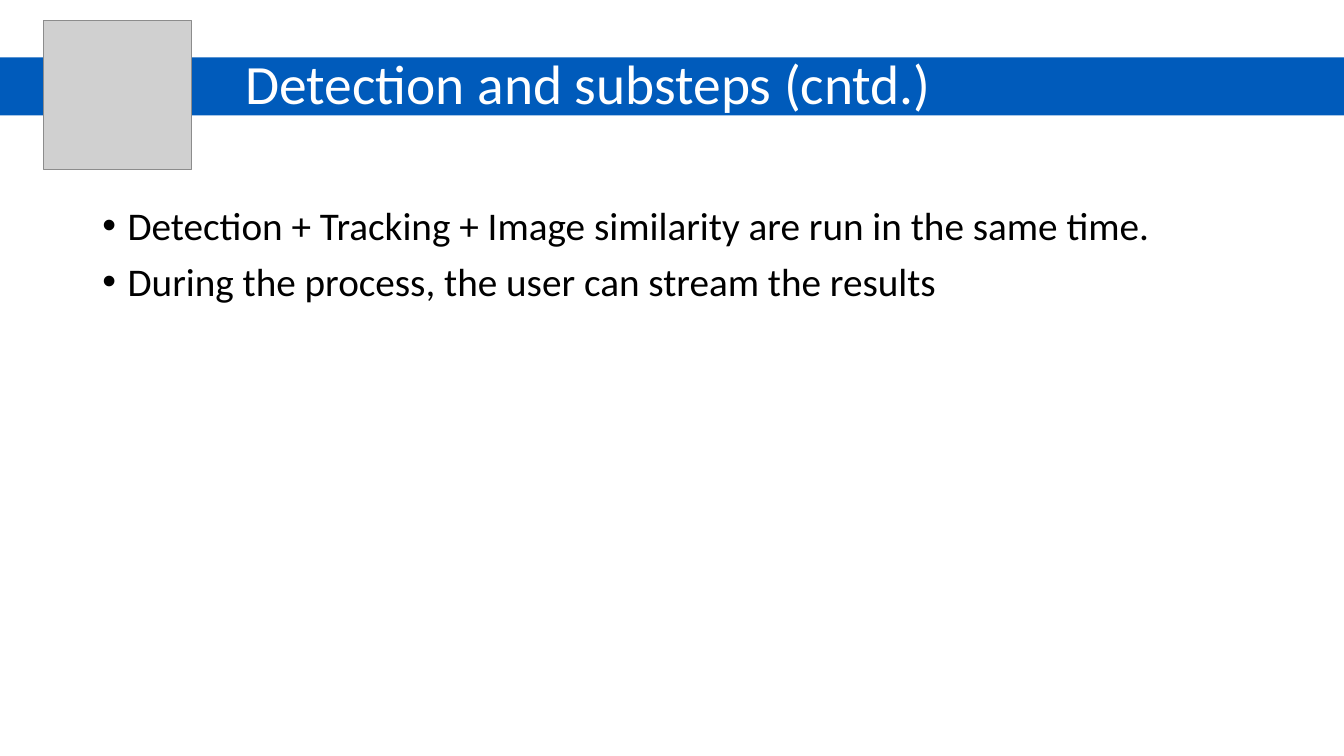
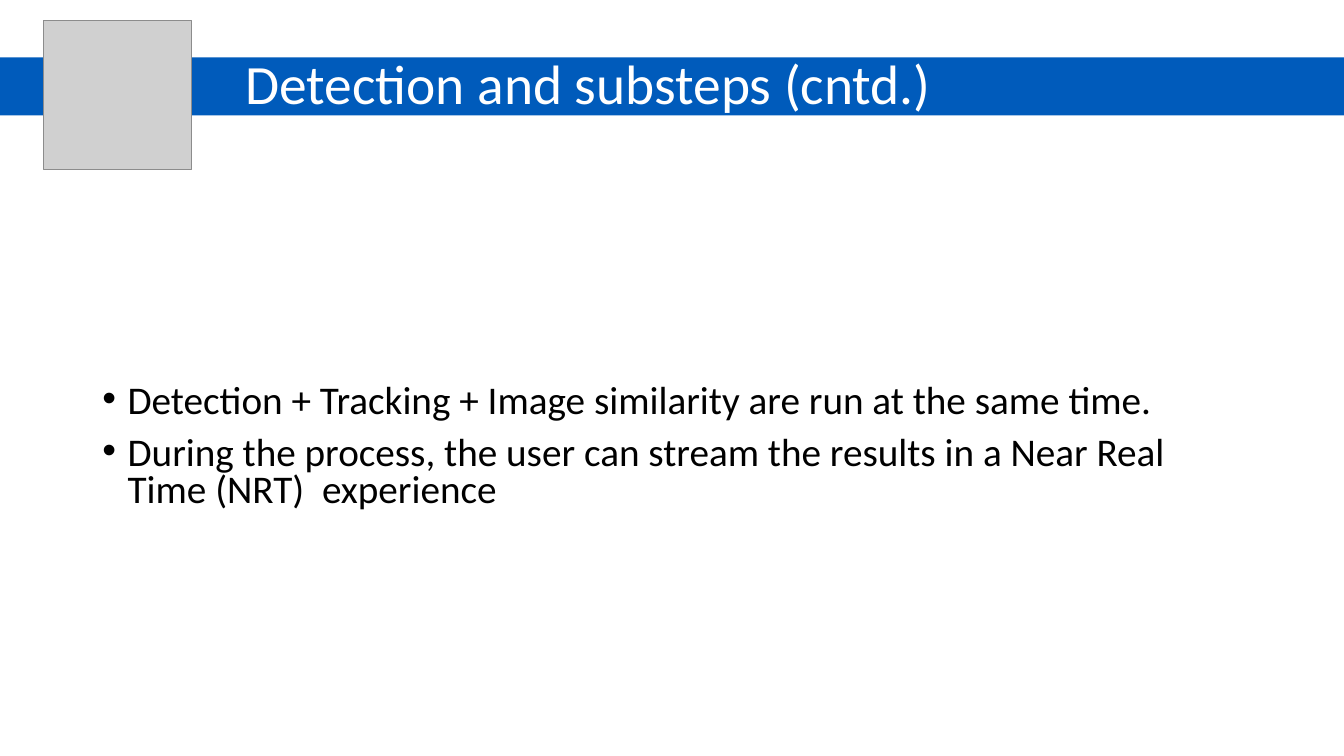
Before and after one commit to GiuliaCiaramella/yolov5, a slide deck: slide 15 of week_11_presentation.pptx (slide 7 before the commit). Drawn at 1344x756 pixels with LibreOffice and Linux fonts; fonts in the diff are those of the drawing; grey boxes stand for pictures. Boxes give left, top, right and bottom in pixels: in the first picture for what was removed or moved away, otherwise in the second. Text is boxed around its words. In the diff, an @@ line names an element or a change of style, - is before the commit and + after.

```diff
--- a/week_11_presentation.pptx
+++ b/week_11_presentation.pptx
@@ text at [128,386,1165,510]: text changed @@
-• Detection + Tracking + Image similarity are run in the same time.
-• During the process, the user can stream the results
+• Detection + Tracking + Image similarity are run at the same time.
+• During the process, the user can stream the results in a Near Real Time (NRT) experience
```
Also in this commit, not shown: 8 other slides changed, 19 slides added.
